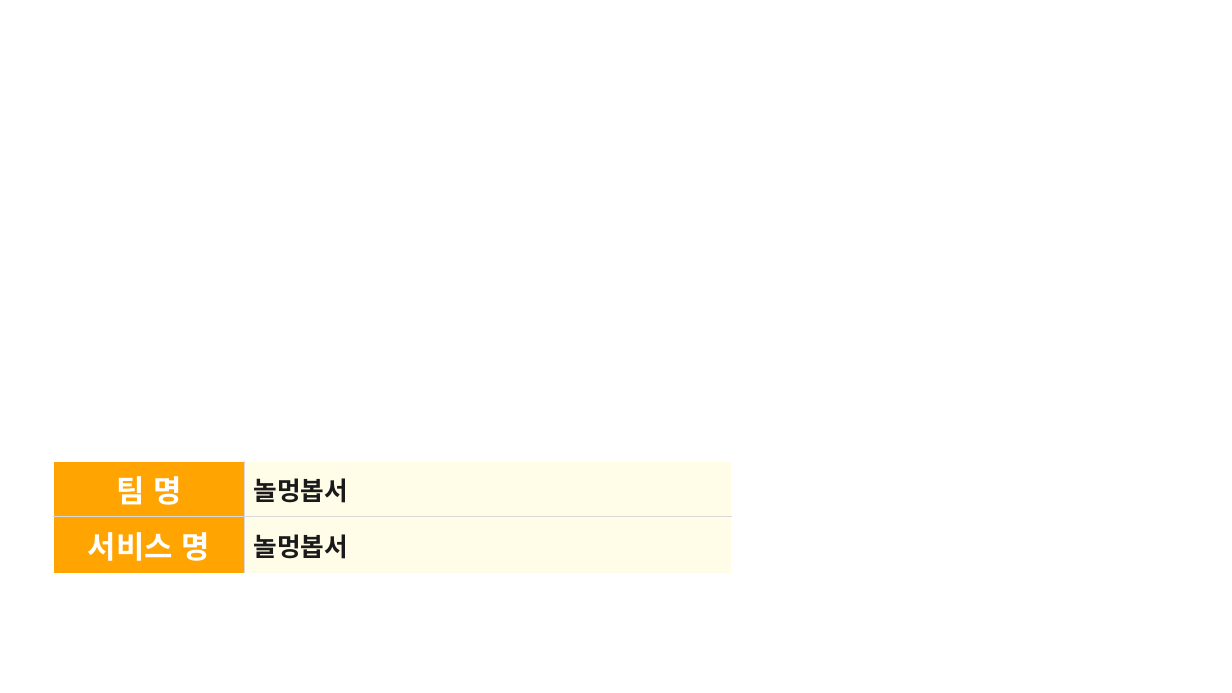
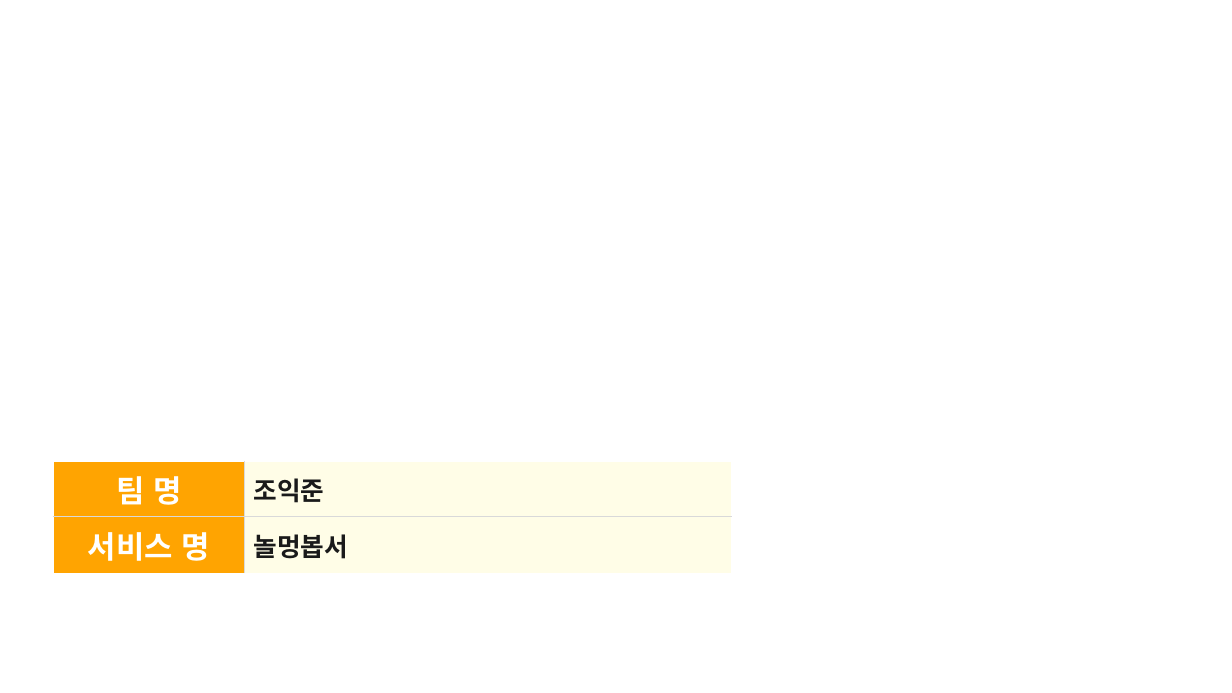
Before and after one commit to keepdev0919/Final-Project, a slide deck: slide 1 of docs/관광데이터 개발 공모전/놀멍봅서_기능설명서.pptx. Drawn at 1232x693 pixels with LibreOffice and Linux fonts; fonts in the diff are those of the drawing; background and template pictures are left out. Boxes give left, top, right and bottom in pixels: in the first picture for what was removed or moved away, otherwise in the second. Text is boxed around its words. In the diff, an @@ line names an element or a change of style, - is before the commit and + after.

Commit message:
docs(공모전): 기능설명서를 출시 화면으로 채우고 캡처 v2 추가
- 놀멍봅서_기능설명서.pptx 에 실제 서버 데이터가 담긴 화면을 넣었다
- 캡처_v2: PLAY 미션·발견·이야기·완주, 장소 상세 이용정보·출처, 내 코스,
  지도(전체·권역 이동·준비 중 핀), 무장애 타일, 주변 시설 출처
- 같은 내용의 옛 사본 nolmeongbopseo_function_spec.pptx 와 기능설명서_초안.md 삭제

```diff
--- a/docs/관광데이터 개발 공모전/놀멍봅서_기능설명서.pptx
+++ b/docs/관광데이터 개발 공모전/놀멍봅서_기능설명서.pptx
@@ table at (54, 461, 732, 574) @@
-row 1, column 2: 놀멍봅서
+row 1, column 2: 조익준
```
Also in this commit, not shown: 12 other slides changed, 14 other files.
